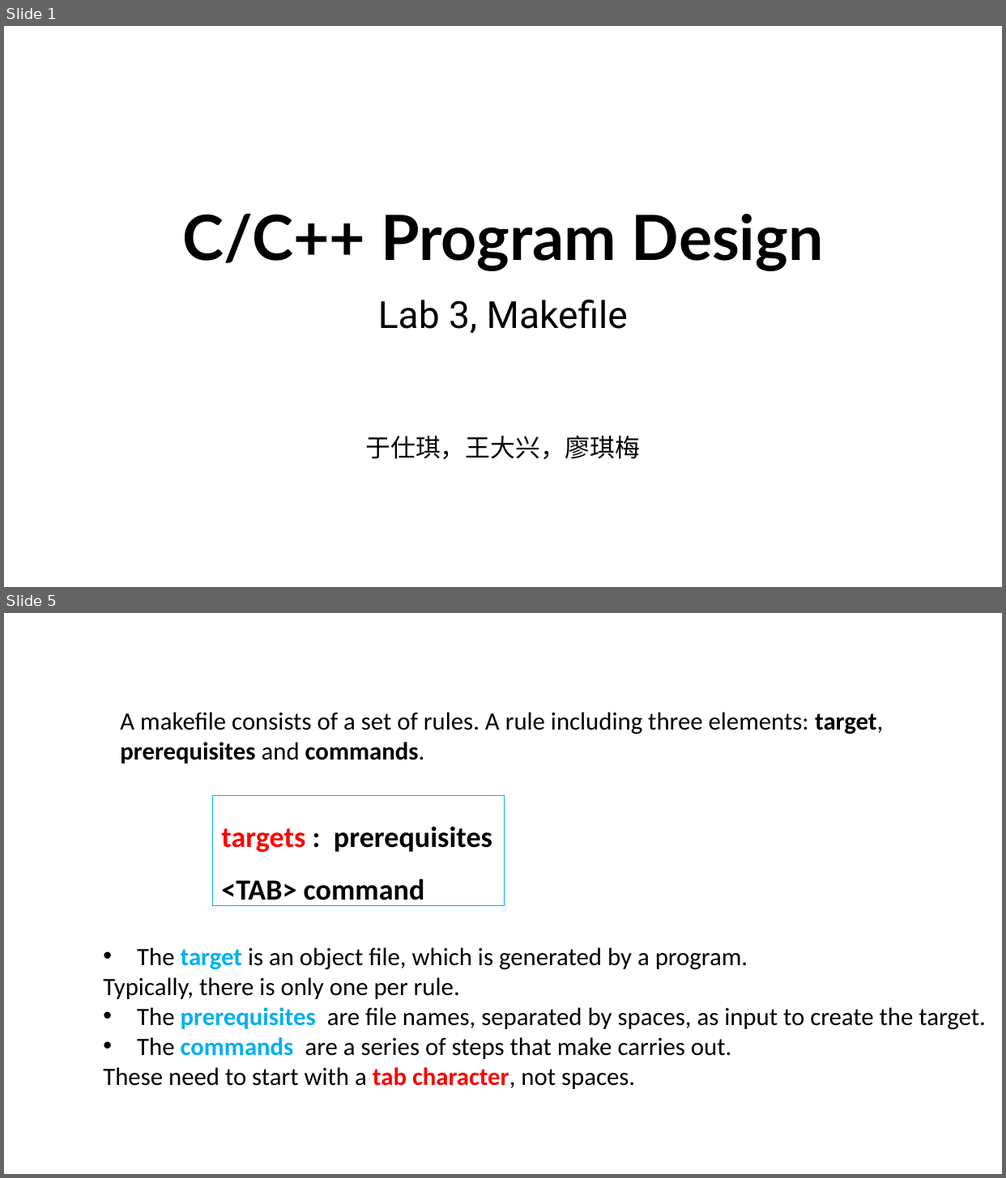
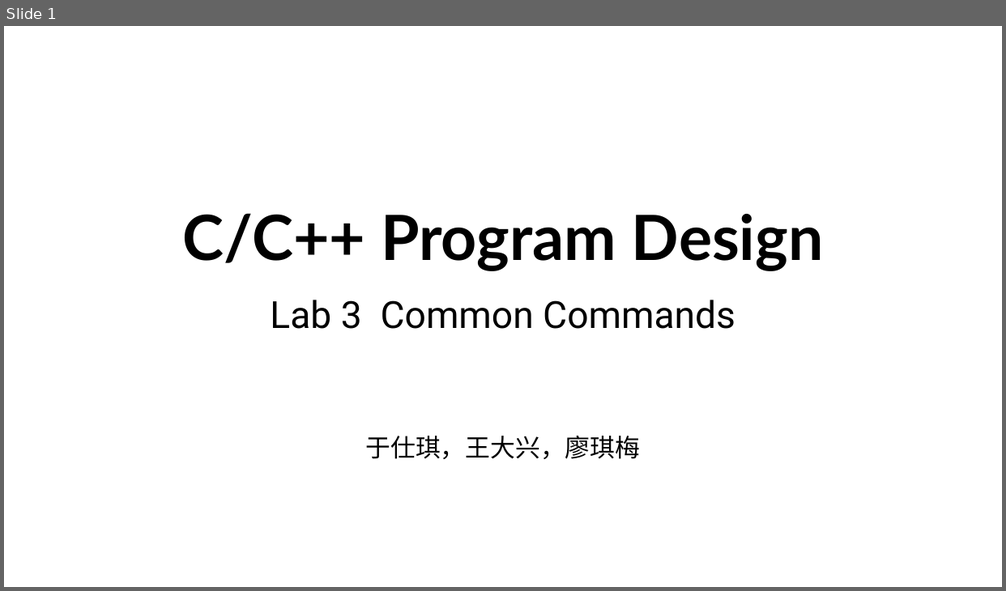
Before and after one commit to ShiqiYu/CPP, a slide deck: week03/Lab03.pptx. Shown one above the other, each under a label of ours: slides 1 and 5 before the commit, slide 1 after it; the slides between them are not shown. The pictures are 1006x1178 and 1006x591 pixels, drawn with LibreOffice and Linux fonts; fonts in the diff are those of the drawing; background and template pictures are left out. Boxes give left, top, right and bottom in pixels: in the first picture for what was removed or moved away, otherwise in the second. Text is boxed around its words. In the diff, an @@ line names an element or a change of style, - is before the commit and + after.

```diff
--- a/week03/Lab03.pptx
+++ b/week03/Lab03.pptx
@@ slide 5 removed at (x1=4, y1=613, x2=1002, y2=1174), background #FFFFFF @@
@@ text removed at (x1=120, y1=712, x2=883, y2=764) @@
-A makefile consists of a set of rules. A rule including three elements: target,
-prerequisites and commands.
@@ rectangle removed at (x1=213, y1=796, x2=504, y2=906) @@
-targets : prerequisites
-<TAB> command
@@ text removed at (x1=103, y1=948, x2=985, y2=1089) @@
-• The target is an object file, which is generated by a program.
-Typically, there is only one per rule.
-• The prerequisites are file names, separated by spaces, as input to create the target.
-• The commands are a series of steps that make carries out.
-These need to start with a tab character, not spaces.
@@ slide 1 changed as well @@
@@ subtitle at (x1=270, y1=300, x2=735, y2=329): text changed @@
-Lab 3, Makefile
+Lab 3 Common Commands
```
Also in this commit, not shown: 21 slides added, 14 other slides removed.
